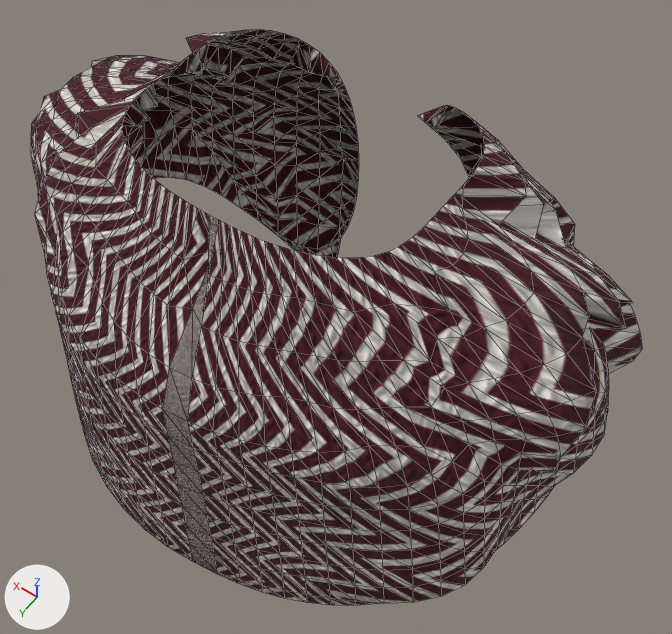
The glTF model game/assets/characters/cast/lena_ortiz/lena_ortiz__b_over.gltf: old version first, new version second.
The view is the same before and after, from a 50 mm camera at (-0.275, 0.319, 1.717) aimed at (-0.018, -0.041, 1.151). Every picture has the same lights, and +X, +Y and +Z are marked at lower left. The picture after the commit comes second. Mesh edges are drawn as thin lines. Vertices at exactly the same position are counted once.

The first picture shows 'Shawl'.
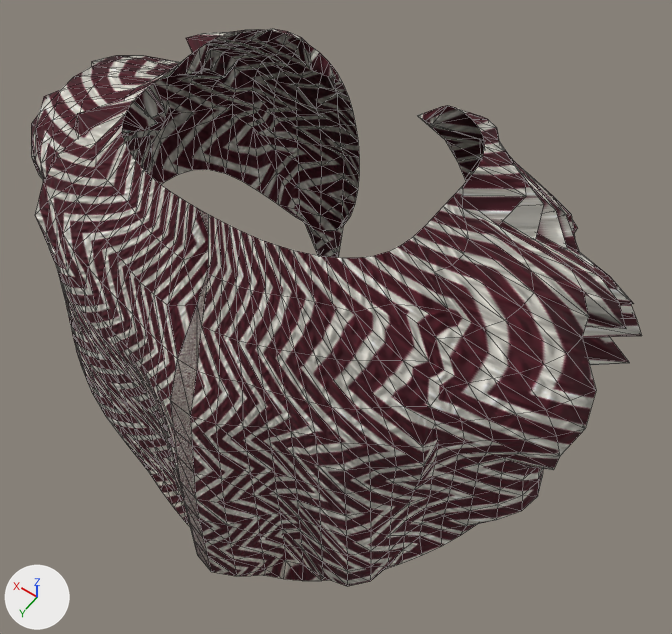
The change, as a diff of the scene's bpy script:
```diff
--- a/game/assets/characters/cast/lena_ortiz/lena_ortiz__b_over.gltf.py
+++ b/game/assets/characters/cast/lena_ortiz/lena_ortiz__b_over.gltf.py
@@ me_shawl @@
 # used by ob_shawl; location = (0.0, 0.0, 0.0)
-me_shawl.from_pydata(...)  # 871 vertices, 1584 faces; spans x -0.234..0.238, y -0.206..0.139, z 0.982..1.335
+me_shawl.from_pydata(...)  # 871 vertices, 1584 faces; spans x -0.229..0.229, y -0.206..0.134, z 0.974..1.335
+# me_shawl part 1: 648 of 871 vertices moved; they spanned x -0.234..0.238, y -0.206..0.139, z 0.982..1.321 and now span x -0.225..0.226, y -0.206..0.134, z 0.974..1.323; mean shift (0.0, -0.003, 0.007); largest move (-0.151, -0.15, 1.059) -> (-0.155, -0.158, 1.172)
+# me_shawl part 2: 784 kept faces spanning x -0.225..0.223, y -0.206..0.134, z 0.974..1.335 get new texture (UV) coordinates
 me_shawl.materials.append(mat_cast_lena_ortiz_lena_ortiz_parts_b_over_shawl)
```

Boxes [x1, y1, x2, y2] around the edits, measured in the pictures (672 x 634 px; the box of a moved part takes in the faces that stretch with it):
'Shawl', reshaped
    before: [31, 29, 642, 605]
    after: [31, 29, 641, 586]
part 1 of me_shawl, moved or reshaped
    before: [31, 29, 640, 603]
    after: [31, 29, 641, 586]
part 2 of me_shawl, surface changed
    before: [52, 31, 642, 605]
    after: [39, 29, 629, 586]
